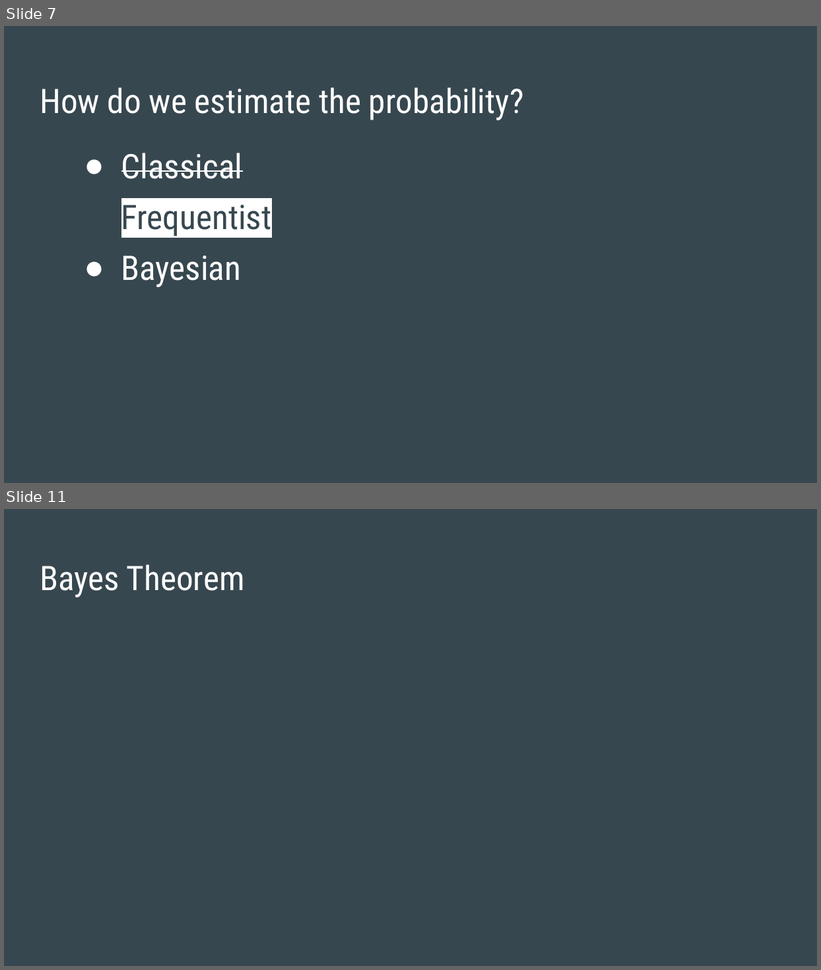
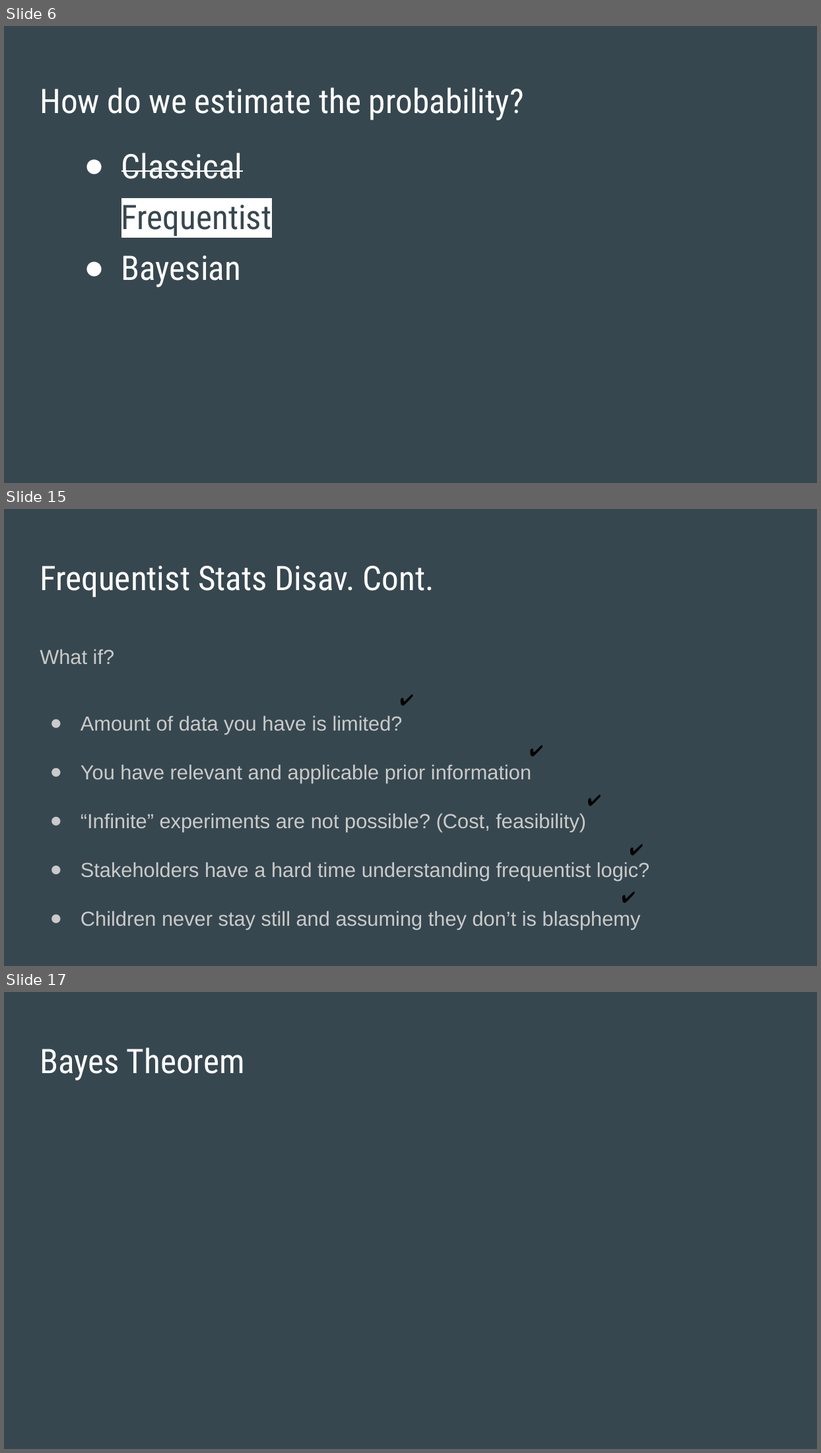
Before and after one commit to SThornewillvE/Hamburg_DS_Meetup_Bayesian-Stats_Intro, a slide deck: slides/intro_to_bayes_slides.pptx. Shown one above the other, each under a label of ours: slides 7 and 11 before the commit, slides 6, 15 and 17 after it; the slides between them are not shown. The pictures are 821x970 and 821x1453 pixels, drawn with LibreOffice and Linux fonts; fonts in the diff are those of the drawing. Boxes give left, top, right and bottom in pixels: in the first picture for what was removed or moved away, otherwise in the second. Text is boxed around its words. In the diff, an @@ line names an element or a change of style, - is before the commit and + after.

Commit message:
Continue with slides: Why to learn bayesian stats

```diff
--- a/slides/intro_to_bayes_slides.pptx
+++ b/slides/intro_to_bayes_slides.pptx
@@ slide 15 added at [4, 509, 817, 966], background #37474F @@
@@ title added at [40, 566, 434, 597], 30 pt, text #FFFFFF @@
+Frequentist Stats Disav. Cont.
@@ text added at [40, 649, 649, 929], 18 pt, text #CACACA @@
+What if?
+● Amount of data you have is limited?
+● You have relevant and applicable prior information
+● “Infinite” experiments are not possible? (Cost, feasibility)
+● Stakeholders have a hard time understanding frequentist logic?
+● Children never stay still and assuming they don’t is blasphemy
@@ text added at [392, 682, 429, 718], 14 pt, text #000000 @@
+✔️
@@ text added at [521, 733, 558, 768], 14 pt, text #000000 @@
+✔️
@@ text added at [580, 782, 617, 818], 14 pt, text #000000 @@
+✔️
@@ text added at [621, 832, 659, 867], 14 pt, text #000000 @@
+✔️
@@ text added at [614, 880, 651, 916], 14 pt, text #000000 @@
+✔️
@@ what was slide 7 is now slide 6 @@
@@ what was slide 11 is now slide 17 @@
```
Also in this commit, not shown: 2 slides changed, 7 other slides added, 2 slides removed, 1 other file.
